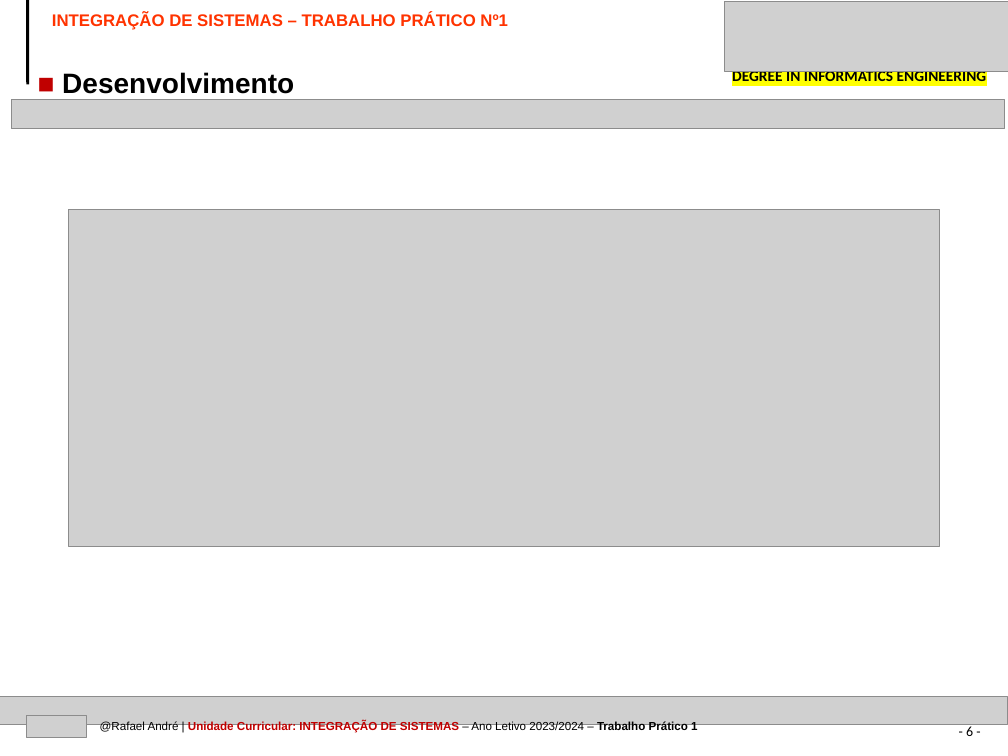
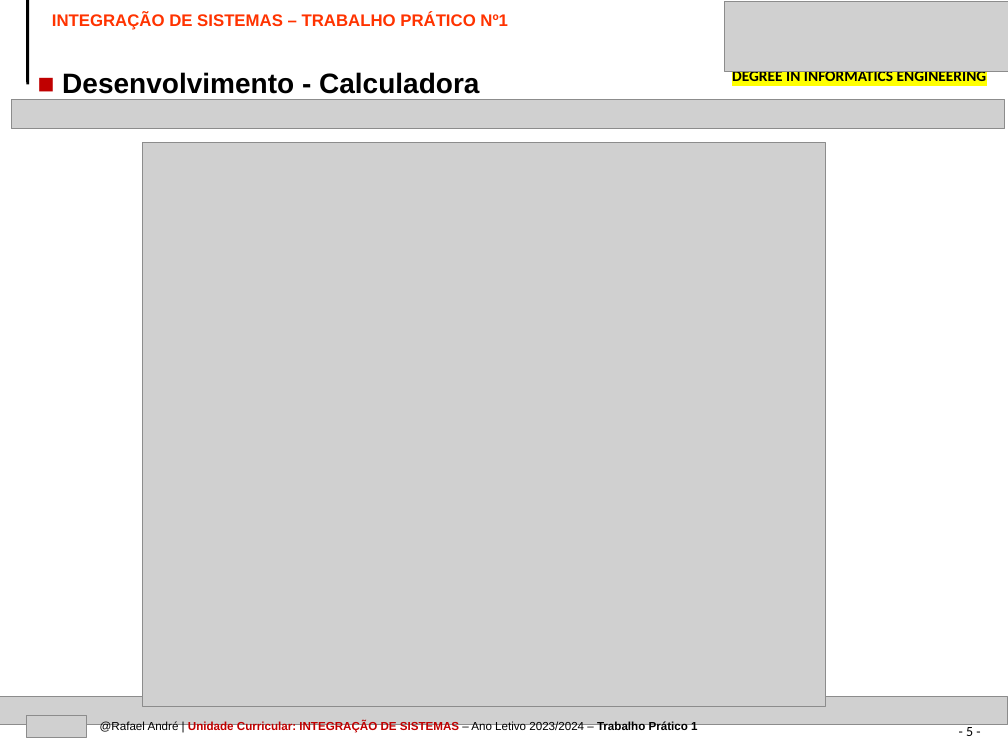
Before and after one commit to kromenz/Socket_Chat, a slide deck: slide 5 of IPVC-EI-TEMPLATE-PPT-IS-TRABALHO1.pptx (slide 6 before the commit). Drawn at 1008x756 pixels with LibreOffice and Linux fonts; fonts in the diff are those of the drawing; grey boxes stand for pictures. Boxes give left, top, right and bottom in pixels: in the first picture for what was removed or moved away, otherwise in the second. Text is boxed around its words. In the diff, an @@ line names an element or a change of style, - is before the commit and + after.

```diff
--- a/IPVC-EI-TEMPLATE-PPT-IS-TRABALHO1.pptx
+++ b/IPVC-EI-TEMPLATE-PPT-IS-TRABALHO1.pptx
@@ text at [62,72,479,94]: text changed @@
-■ Desenvolvimento
+■ Desenvolvimento - Calculadora
@@ picture: place and size @@
-picture at [69,210,939,546]
+picture at [143,143,826,707]
@@ page number at [966,724,973,736]: text changed @@
-- 6 -
+- 5 -
```
Also in this commit, not shown: 12 other slides changed, 3 slides added, 4 other files.
